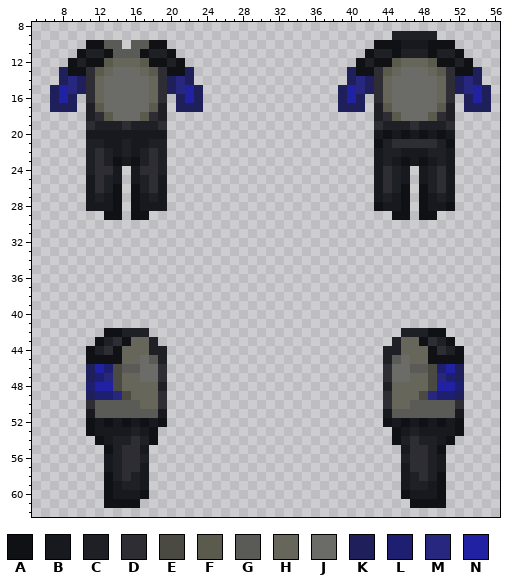
Pixel-art sprite: Resources/Textures/_Scp/Clothing/Uniforms/mtf/uniformMH.rsi/equipped-INNERCLOTHING.png. That is the earlier state.
The file is 64x64 pixels. Shown: x 5..56, y 8..62.
Palette (. is transparent): A #101114  B #18191e  C #1f2026  D #2d2d33  E #4a4a42  F #5b5b4d  G #5a5a56  H #66665a  J #6b6b68  K #1f1f5b  L #1f1f71  M #272780  N #2121a4
Pixels before, first column x 7:
 9 ......................................CCCCC......
10 ....AAGG.GGAA.......................AAABBBAAA....
11 ...ACCAGGGACCA.....................ACCACCCACCA...
12 ..ACAAFHHHFAACA...................ACAAFHHHFAACA..
13 .KAADFHJJJHFDAAK.................KAADFHJJJHFDAAK.
14 .KMKDHJJJJJHDKMK.................KMKDHJJJJJHDKMK.
15 KNMKDHJJJJJHDKMNK...............KNMKDHJJJJJHDKMNK
16 KNK.DHJJJJJHD.KNK...............KNK.DHJJJJJHD.KNK
17 KKK.CFJJJJJFC.KKK...............KKK.CFJJJJJFC.KKK
18 ....CDFJJJFDC.......................CDFJJJFDC....
19 ....DCCCDCCCD.......................DCCCDCCCD....
20 ....BBBBBBBBB.......................BABABABAB....
21 ....CCBBCBBCC.......................ACDDDDDCA....
22 ....CDCBCBCDC.......................BCCBBBCCB....
23 ....CDCABACDC.......................BCBABABCB....
24 ....CDDB.BDDC.......................BDCB.BCDB....
25 ....BDCB.BCDB.......................BDCB.BCDB....
26 ....BDCA.ACDB.......................BDCA.ACDB....
27 ....BCBA.ABCB.......................BCBA.ABCB....
28 ....BBBA.ABBB.......................ABBA.ABBA....
29 ......AA.AA...........................AA.AA......
30 .................................................
31 .................................................
32 .................................................
33 .................................................
34 .................................................
35 .................................................
36 .................................................
37 .................................................
38 .................................................
39 .................................................
40 .................................................
41 .................................................
42 ......AACCC............................CCCAA.....
43 .....ACDAHHC..........................CHHADCA....
44 ....ACDAHHHCC........................CCHHHADCA...
45 ....AAAAHHJGC........................CGJHHAAAA...
46 ....KNLEGGJJD........................DJJGGELNK...
47 ....KLMEHHJJD........................DJJHHEMLK...
48 ....LNNEHHHHC........................CHHHHENNL...
49 ....KLLMEHHHD........................DHHHEMLLK...
50 ....DGGGGGHHD........................DHHGGGGGD...
51 ....BGGGGGGGB........................BGGGGGGGB...
52 ....ABABABABA........................ABABABABA...
53 ....ABBBBCBA..........................ABCBBBBA...
54 .....ABCCDCA..........................ACDCCBA....
55 ......ACDDB............................BDDCA.....
56 ......BCDDC............................CDDCB.....
57 ......BCDDB............................BDDCB.....
58 ......ACDCB............................BCDCA.....
59 ......ABCCB............................BCCBA.....
60 ......ABBBA............................ABBBA.....
61 ......AAAA..............................AAAA.....
And afterwards:
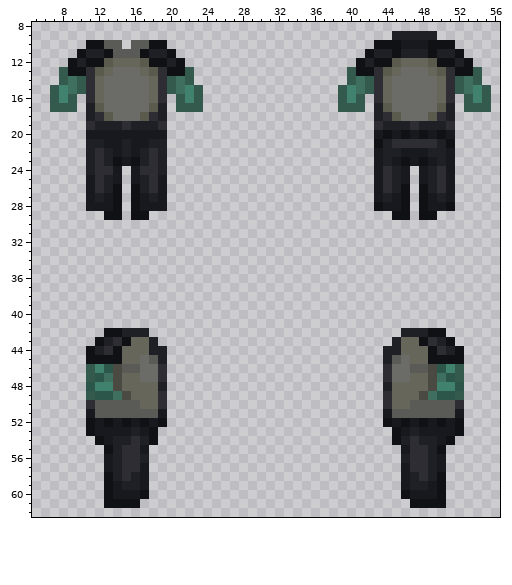
The exact change:
Colour K changes from #1f1f5b to #34594d.
Colour L changes from #1f1f71 to #2b5649.
Colour M changes from #272780 to #3e6f5f.
Colour N changes from #2121a4 to #40826d.
Where, in picture pixels (left, top, right, bottom), the same in both pictures:
changed: (50, 67, 86, 112)
changed: (167, 67, 203, 112)
changed: (338, 67, 374, 112)
changed: (455, 67, 491, 112)
changed: (86, 364, 122, 400)
changed: (428, 364, 464, 400)
